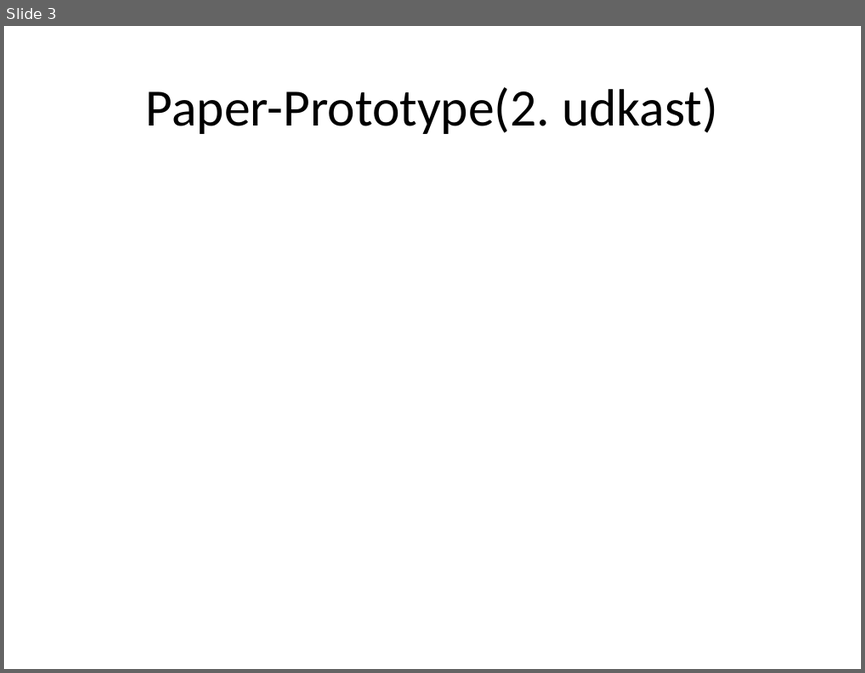
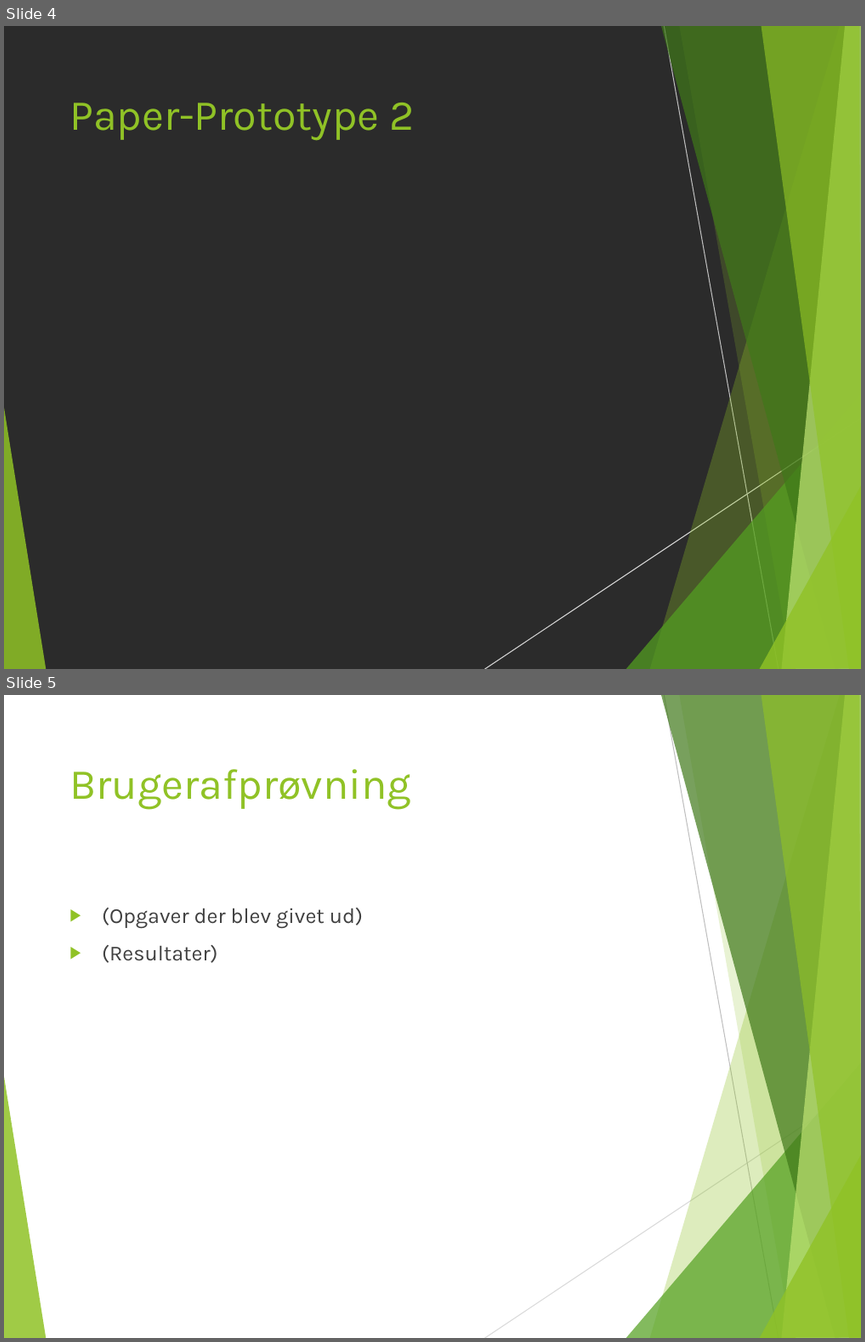
Before and after one commit to anderslatif/RoskildeFrieBornehave, a slide deck: Dias.pptx. Shown one above the other, each under a label of ours: slide 3 before the commit, slides 4 and 5 after it. The pictures are 865x673 and 865x1342 pixels, drawn with LibreOffice and Linux fonts; fonts in the diff are those of the drawing; background and template pictures are left out; a plain dark background stands for a picture behind light text. Boxes give left, top, right and bottom in pixels: in the first picture for what was removed or moved away, otherwise in the second. Text is boxed around its words. In the diff, an @@ line names an element or a change of style, - is before the commit and + after.

```diff
--- a/Dias.pptx
+++ b/Dias.pptx
@@ slide 5 added at [4,695,861,1338], background picture (left out); not listed: 10 template elements that a slide beside it also shows @@
@@ title added at [69,769,411,810], 36 pt, text #90C226 @@
+Brugerafprøvning
@@ text added at [102,907,363,963], 18 pt, text #404040 @@
+▶ (Opgaver der blev givet ud)
+▶ (Resultater)
@@ what was slide 3 is now slide 4 @@
@@ slide 4 changed as well @@
@@ background #FFFFFF to picture (left out) @@
@@ title "Paper-Prototype 2" at [69,102,415,141]: vertical alignment middle to top @@
@@ title at [69,102,415,141]: text changed; size 44 to 36 pt; font Calibri to Karla; text colour #000000 to #90C226 @@
-Paper-Prototype(2. udkast)
+Paper-Prototype 2
@@ group added at [4,26,861,669]: 8 freeform shapes, 2 lines @@
```
Also in this commit, not shown: 3 other slides changed, 3 other slides added.
